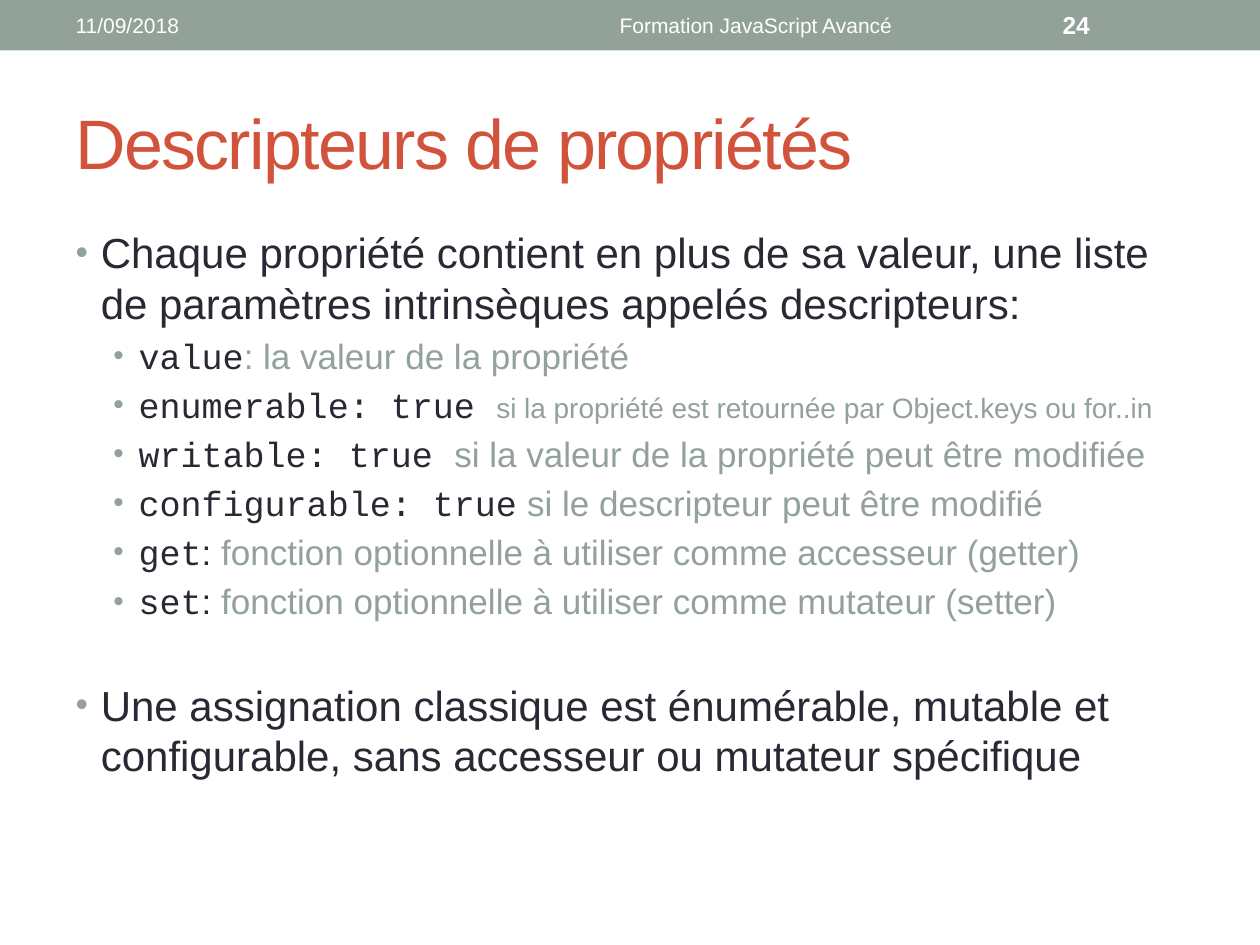
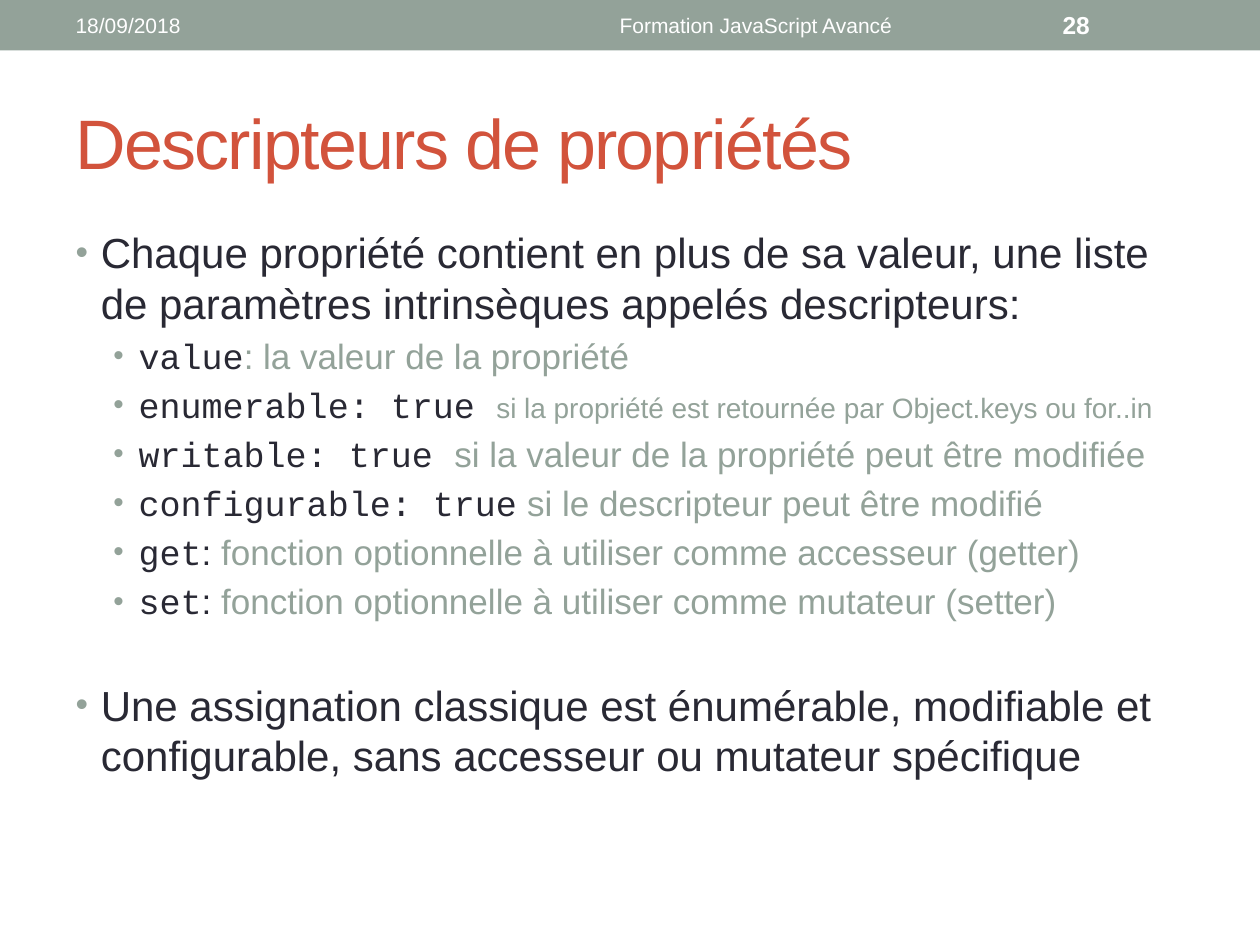
Before and after one commit to worldline/JS-Training, a slide deck: slide 28 of presenter_slides.pptx (slide 24 before the commit). Drawn at 1260x945 pixels with LibreOffice and Linux fonts; fonts in the diff are those of the drawing. Boxes give left, top, right and bottom in pixels: in the first picture for what was removed or moved away, otherwise in the second. Text is boxed around its words. In the diff, an @@ line names an element or a change of style, - is before the commit and + after.

```diff
--- a/presenter_slides.pptx
+++ b/presenter_slides.pptx
@@ text at bbox=[76, 18, 181, 33]: text changed @@
-11/09/2018
+18/09/2018
@@ page number at bbox=[1063, 17, 1090, 34]: text changed @@
-24
+28
@@ text at bbox=[101, 690, 1151, 779]: text changed @@
-• Une assignation classique est énumérable, mutable et configurable, sans accesseur ou mutateur spécifique
+• Une assignation classique est énumérable, modifiable et configurable, sans accesseur ou mutateur spécifique
```
Also in this commit, not shown: 30 other slides changed, 40 slides added.
